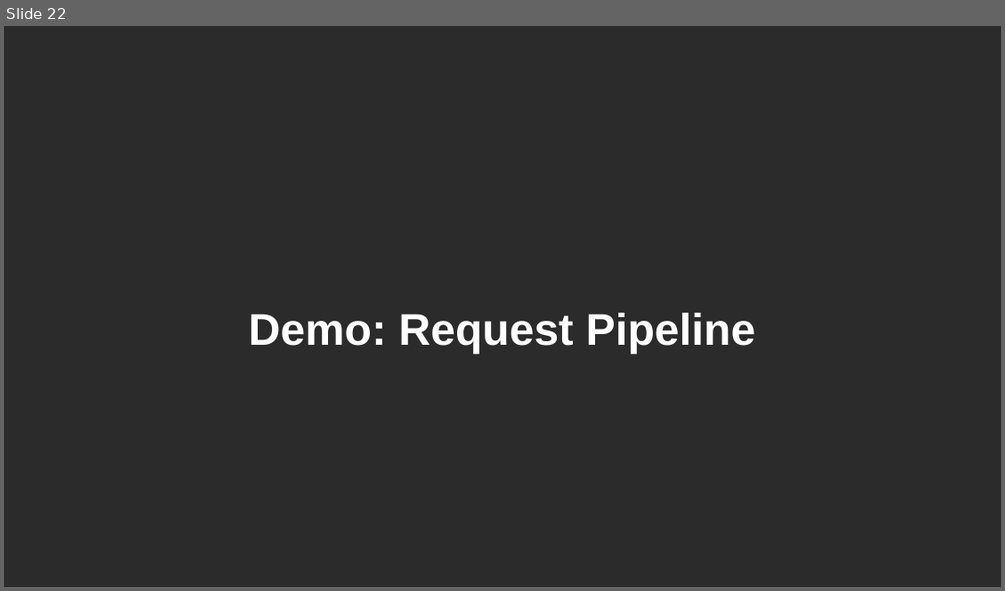
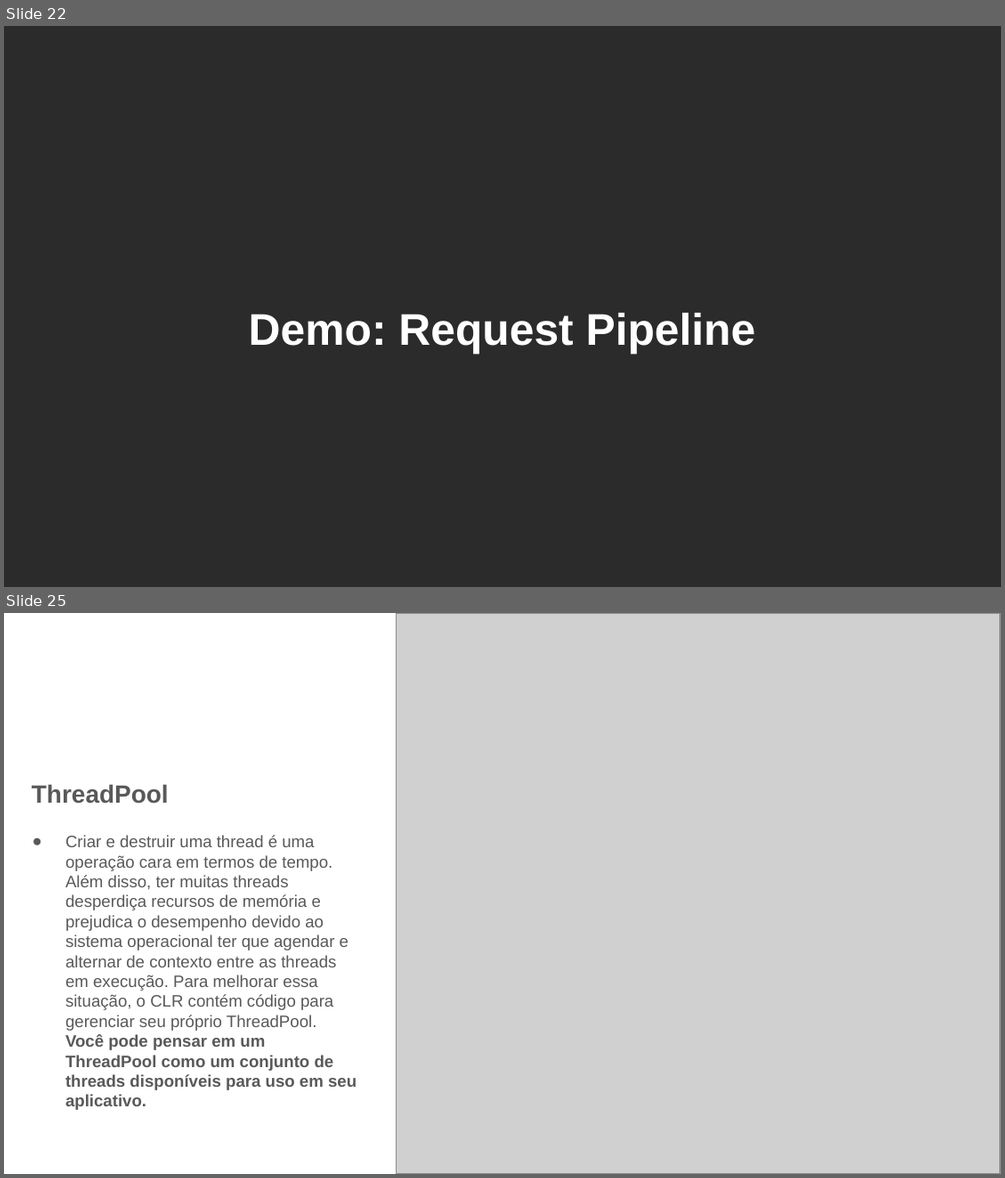
Before and after one commit to claudiogodoy99/curso-performance-dotnet, a slide deck: ppts/Fundamentos de Performance em .NET .pptx. Shown one above the other, each under a label of ours: slide 22 before the commit, slides 22 and 25 after it; the slides between them are not shown. The pictures are 1005x591 and 1005x1178 pixels, drawn with LibreOffice and Linux fonts; fonts in the diff are those of the drawing; grey boxes stand for pictures; background and template pictures are left out; a plain dark background stands for a picture behind light text. Boxes give left, top, right and bottom in pixels: in the first picture for what was removed or moved away, otherwise in the second. Text is boxed around its words. In the diff, an @@ line names an element or a change of style, - is before the commit and + after.

```diff
--- a/ppts/Fundamentos de Performance em .NET .pptx
+++ b/ppts/Fundamentos de Performance em .NET .pptx
@@ slide 25 added at [4, 613, 1001, 1174], background picture (left out) @@
@@ picture added at [396, 613, 1000, 1173] @@
@@ text added at [32, 784, 169, 803], 18 pt, text #595959, bold @@
+ThreadPool
@@ text added at [65, 835, 356, 1110], 12 pt, text #595959 @@
+● Criar e destruir uma thread é uma operação cara em termos de tempo. Além disso, ter muitas threads desperdiça recursos de memória e prejudica o desempenho devido ao sistema operacional ter que agendar e alternar de contexto entre as threads em execução. Para melhorar essa situação, o CLR contém código para gerenciar seu próprio ThreadPool. Você pode pensar em um ThreadPool como um conjunto de threads disponíveis para uso em seu aplicativo.
```
Also in this commit, not shown: 1 slide changed, 22 other slides added, 3 other files.
